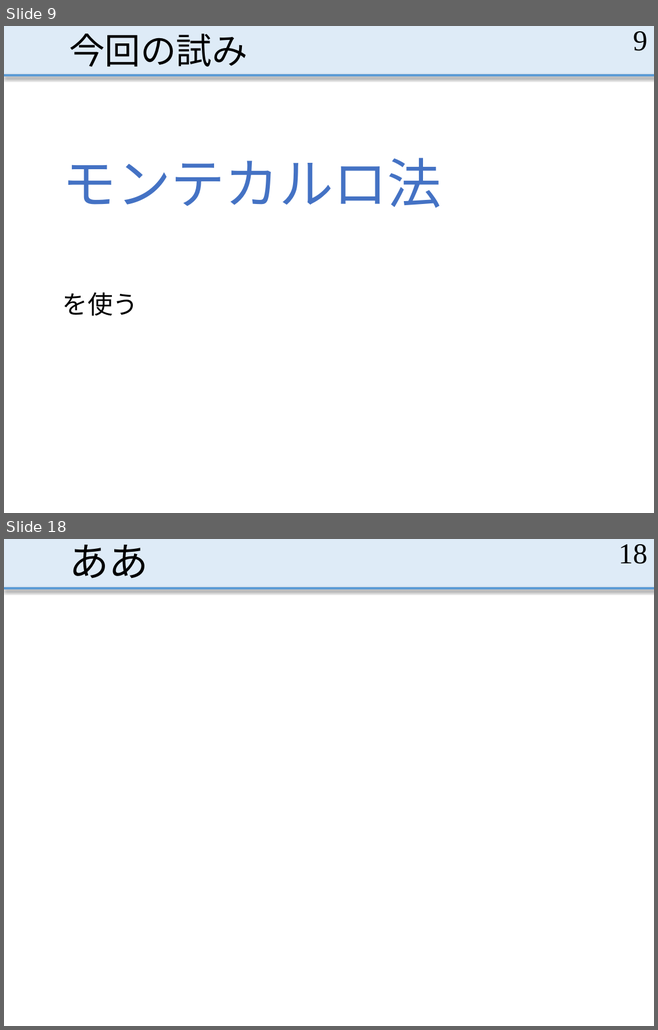
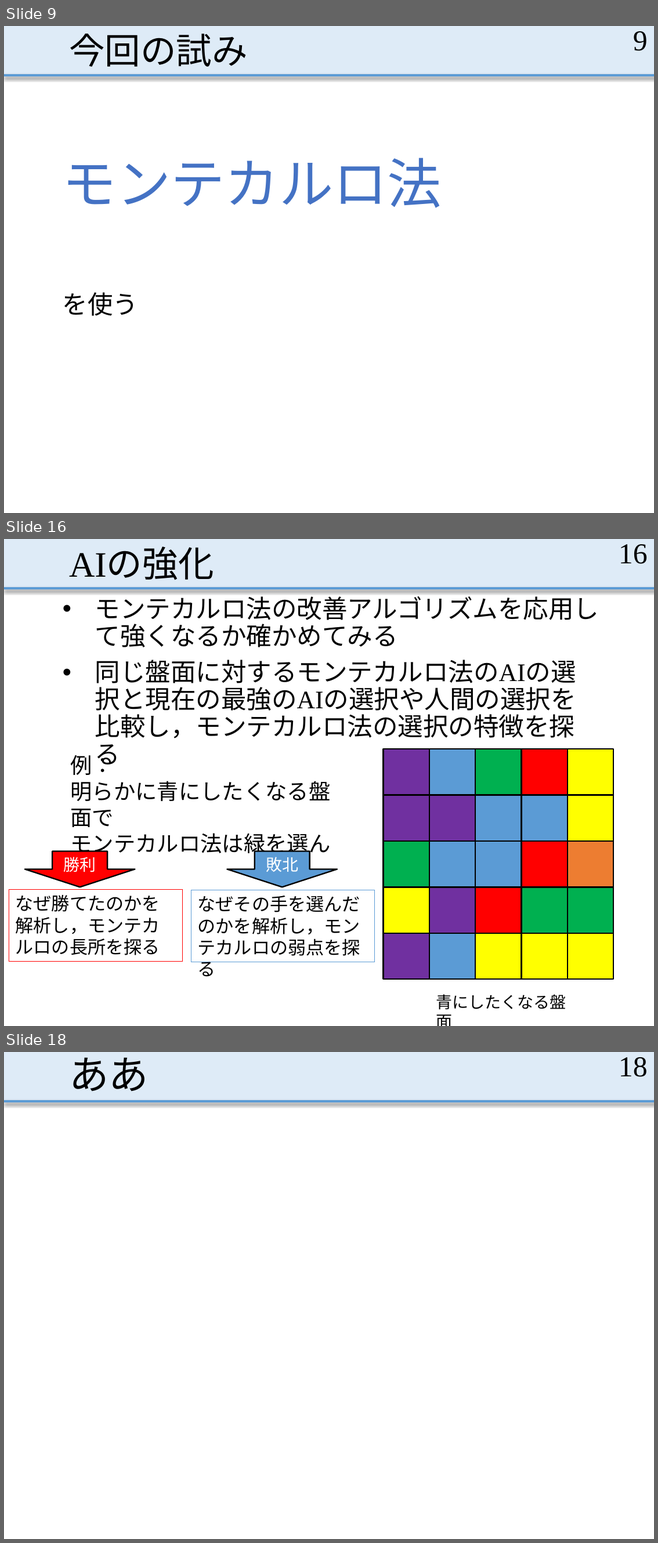
Before and after one commit to MasayaOda/SR, a slide deck: 中間発表.pptx. Shown one above the other, each under a label of ours: slides 9 and 18 before the commit, slides 9, 16 and 18 after it; the slides between them are not shown. The pictures are 658x1030 and 658x1543 pixels, drawn with LibreOffice and Linux fonts; fonts in the diff are those of the drawing. Boxes give left, top, right and bottom in pixels: in the first picture for what was removed or moved away, otherwise in the second. Text is boxed around its words. In the diff, an @@ line names an element or a change of style, - is before the commit and + after.

```diff
--- a/中間発表.pptx
+++ b/中間発表.pptx
@@ slide 16 added at (4, 539, 654, 1026), background #FFFFFF; not listed: 2 template elements that a slide beside it also shows @@
@@ title added at (69, 549, 214, 580), 39.6 pt, text #000000 @@
+AIの強化
@@ page number added at (618, 544, 647, 564), 32 pt, text #000000 @@
+16
@@ text added at (95, 592, 599, 769), 28 pt, text #000000 @@
+• モンテカルロ法の改善アルゴリズムを応用して強くなるか確かめてみる
+• 同じ盤面に対するモンテカルロ法のAIの選択と現在の最強のAIの選択や人間の選択を比較し，モンテカルロ法の選択の特徴を探る
@@ text added at (71, 752, 331, 884), 24 pt, text #000000 @@
+例：
+明らかに青にしたくなる盤面で
+モンテカルロ法は緑を選んだ
@@ down arrow added at (25, 852, 134, 887), fill #FF0000, outline #000000 1.5 pt, 18 pt, text #FFFFFF @@
+勝利
@@ down arrow added at (227, 852, 336, 887), fill #5B9BD5, outline #000000 1.5 pt, 18 pt, text #FFFFFF @@
+敗北
@@ rectangle added at (9, 889, 183, 961), outline #FF0000 0.75 pt, 20 pt, text #000000 @@
+なぜ勝てたのかを
+解析し，モンテカルロの長所を探る
@@ rectangle added at (191, 890, 374, 962), outline #5B9BD5 0.75 pt, 20 pt, text #000000 @@
+なぜその手を選んだのかを解析し，モンテカルロの弱点を探る
@@ group added at (383, 749, 614, 979): 25 rectangles @@
@@ text added at (436, 994, 566, 1010), 18 pt, text #000000 @@
+青にしたくなる盤面
```
Also in this commit, not shown: 8 slides changed.
